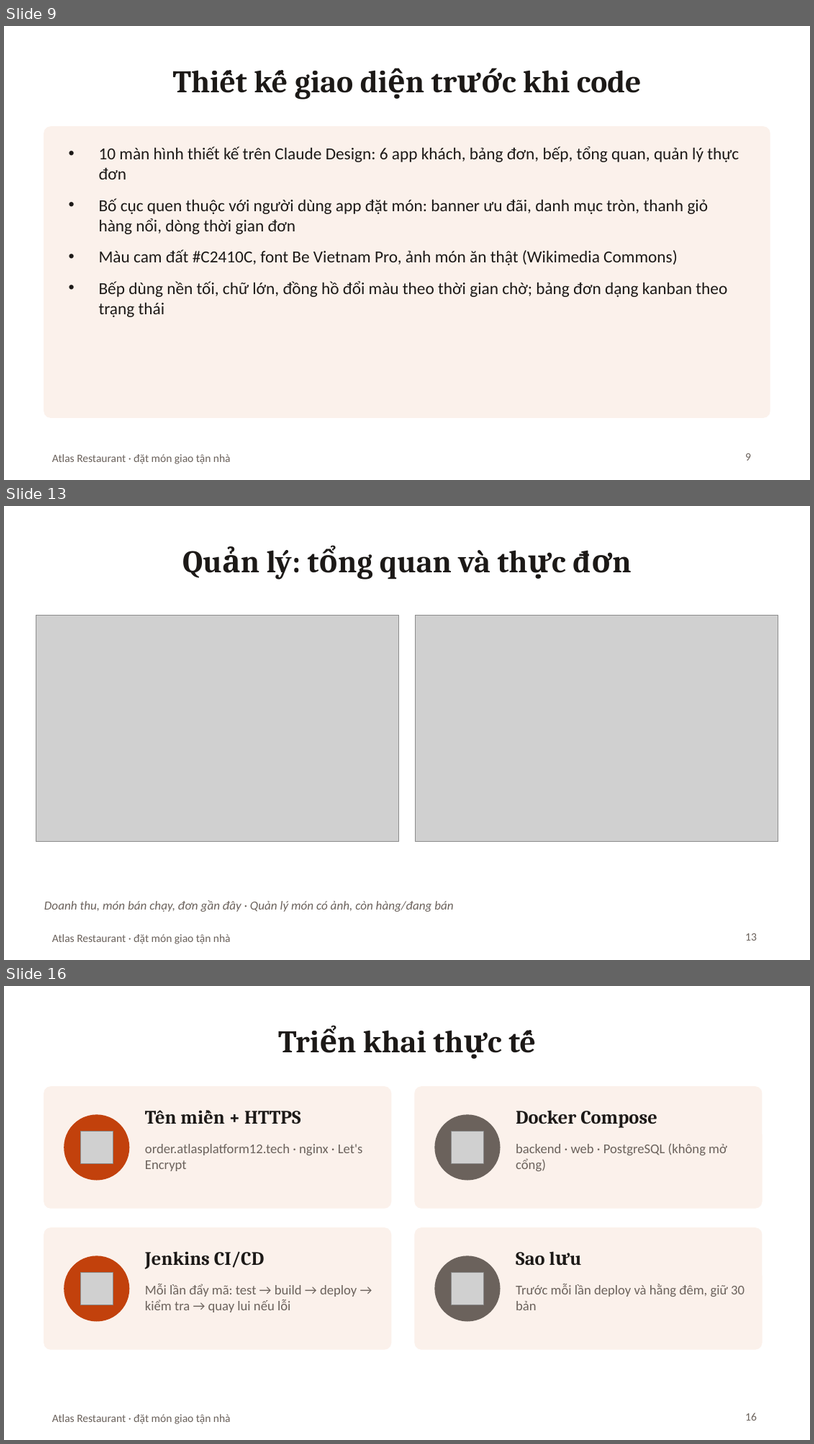
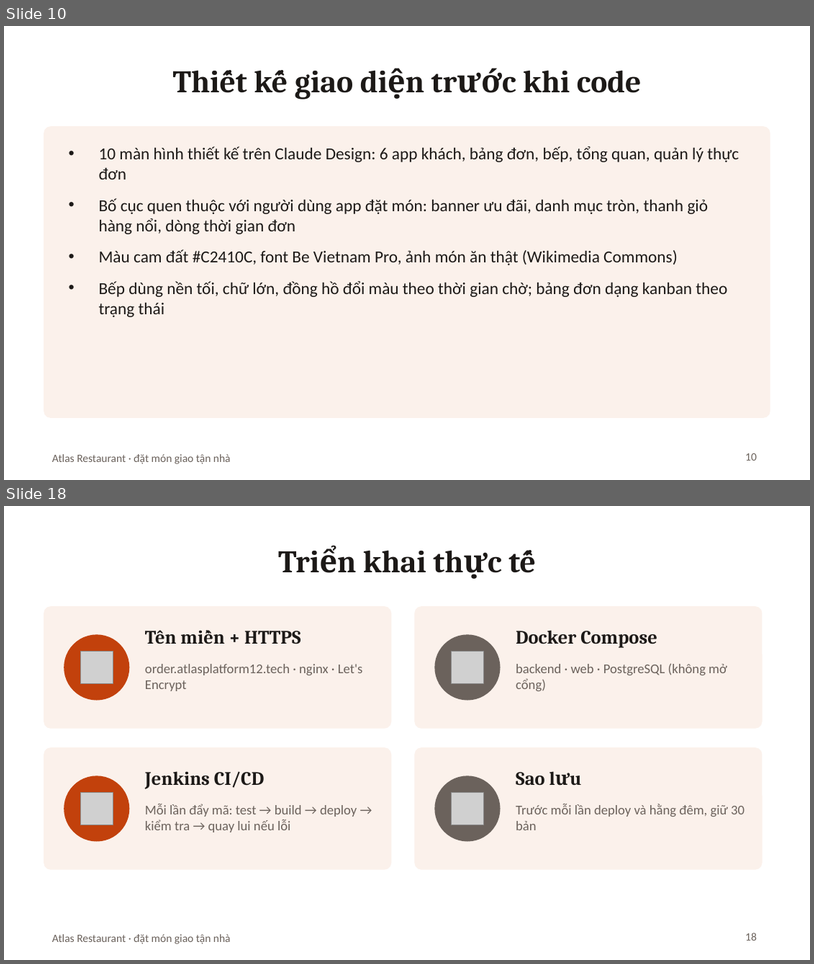
Before and after one commit to Anpham120/restaurant-ordering-mobile, a slide deck: docs/Slide_BTL_AtlasRestaurant.pptx. Shown one above the other, each under a label of ours: slides 9, 13 and 16 before the commit, slides 10 and 18 after it; the slides between them are not shown. The pictures are 814x1444 and 814x964 pixels, drawn with LibreOffice and Linux fonts; fonts in the diff are those of the drawing; grey boxes stand for pictures. Boxes give left, top, right and bottom in pixels: in the first picture for what was removed or moved away, otherwise in the second. Text is boxed around its words. In the diff, an @@ line names an element or a change of style, - is before the commit and + after.

```diff
--- a/docs/Slide_BTL_AtlasRestaurant.pptx
+++ b/docs/Slide_BTL_AtlasRestaurant.pptx
@@ slide 13 removed at (4, 506, 810, 960), background #FFFFFF; not listed: 1 template element that a slide beside it also shows @@
@@ title removed at (267, 550, 491, 579) @@
-Quản lý: tổng quan và thực đơn
@@ picture removed at (36, 615, 399, 842) @@
@@ picture removed at (415, 615, 778, 842) @@
@@ text removed at (44, 900, 453, 911) @@
-Doanh thu, món bán chạy, đơn gần đây · Quản lý món có ảnh, còn hàng/đang bán
@@ page number removed at (746, 933, 757, 940) @@
-13
@@ what was slide 9 is now slide 10 @@
@@ page number at (746, 453, 757, 460): text changed @@
-9
+10
@@ what was slide 16 is now slide 18 @@
@@ page number at (746, 932, 757, 940): text changed @@
-16
+18
```
Also in this commit, not shown: 10 slides changed, 4 slides added, 1 other slide removed, 5 other files.
